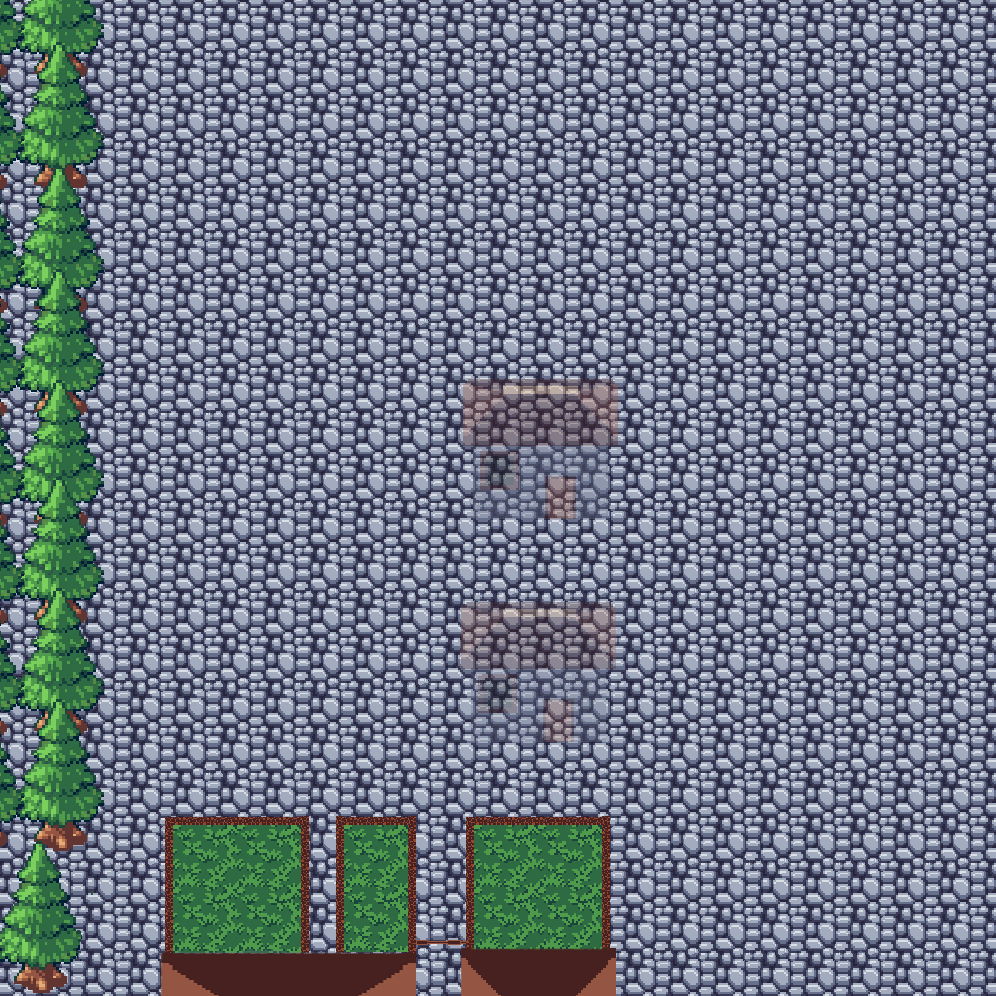
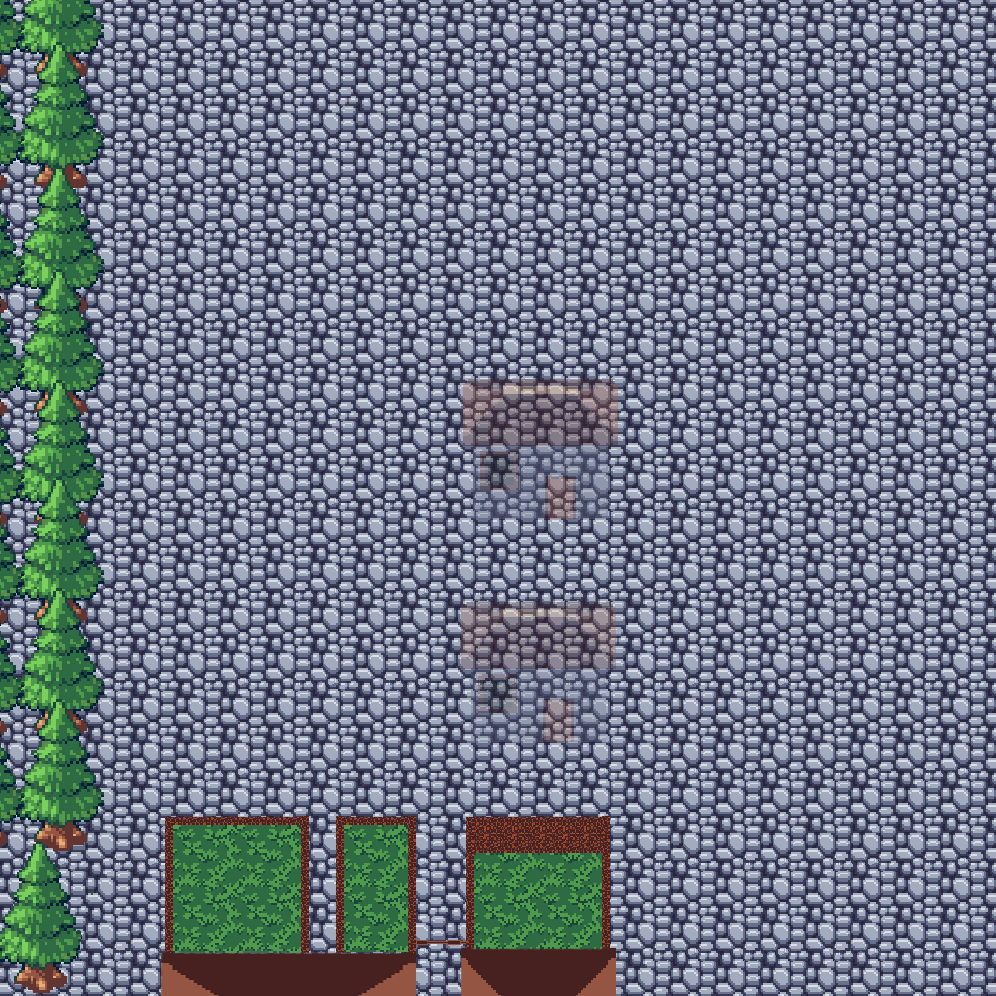
Layers edited between the first and the second 996×996 image:
added group "dirt" with 5 layers above "Layer 4 copy" over (474, 825, 602, 853)
added layer "Layer 6 copy 13" in group "dirt" over (553, 825, 581, 853)
added layer "Layer 6 copy 12" in group "dirt" over (574, 825, 602, 853)
added layer "Layer 6 copy 11" in group "dirt" over (530, 825, 558, 853)
added layer "Layer 6 copy 10" in group "dirt" over (502, 825, 530, 853)
added layer "Layer 6" in group "dirt" over (474, 825, 502, 853)
